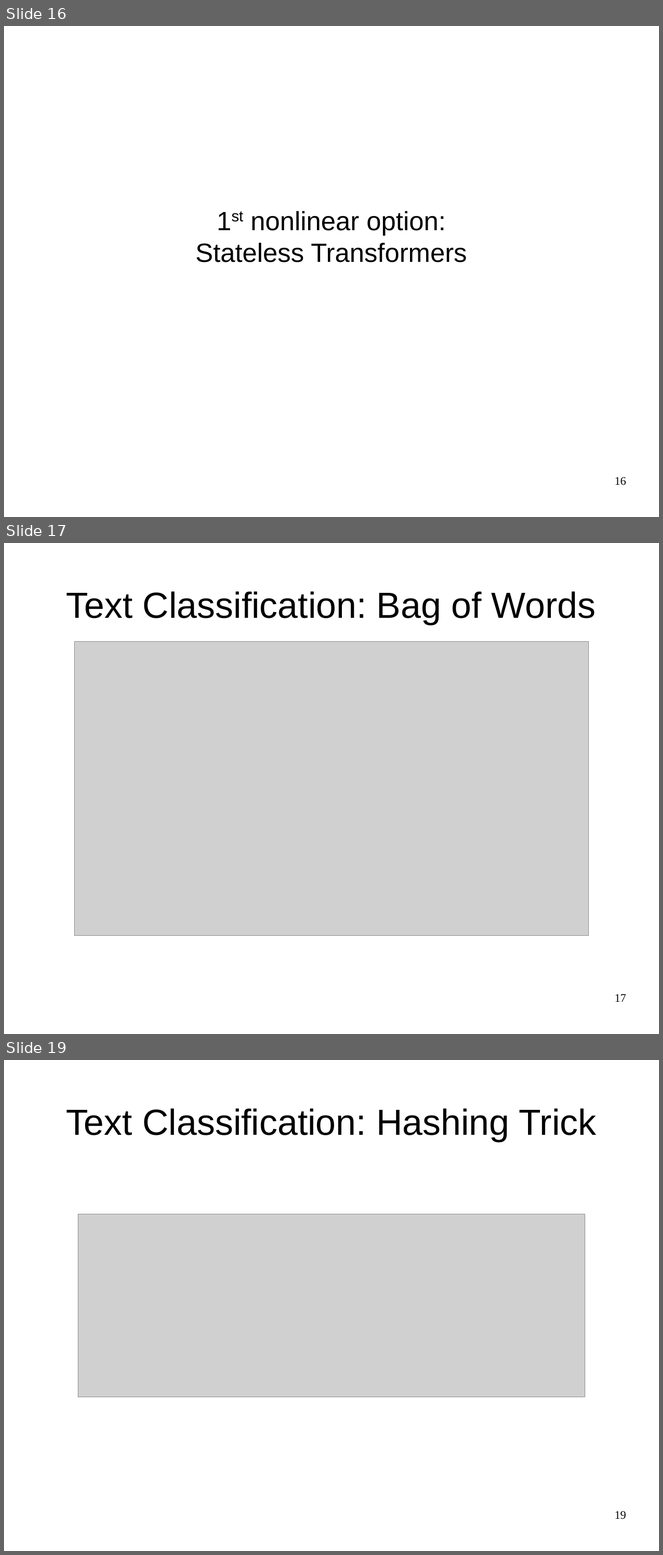
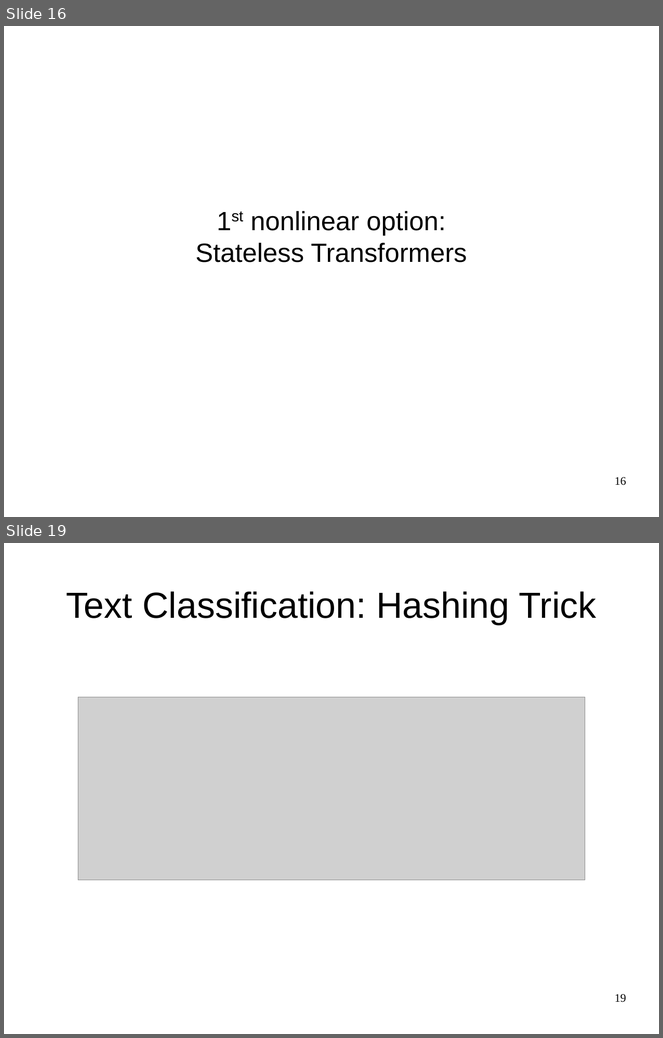
Before and after one commit to amueller/talks_odt, a slide deck: large-scale-non-linear-learning-pygotham-2015.odp. Shown one above the other, each under a label of ours: slides 16, 17 and 19 before the commit, slides 16 and 19 after it; the slides between them are not shown. The pictures are 663x1555 and 663x1038 pixels, drawn with LibreOffice and Linux fonts; fonts in the diff are those of the drawing; grey boxes stand for pictures. Boxes give left, top, right and bottom in pixels: in the first picture for what was removed or moved away, otherwise in the second. Text is boxed around its words. In the diff, an @@ line names an element or a change of style, - is before the commit and + after.

```diff
--- a/large-scale-non-linear-learning-pygotham-2015.odp
+++ b/large-scale-non-linear-learning-pygotham-2015.odp
@@ slide 17 removed at bbox=[4, 543, 659, 1034], background #FFFFFF @@
@@ title removed at bbox=[66, 591, 596, 625] @@
-Text Classification: Bag of Words
@@ picture removed at bbox=[75, 642, 589, 937] @@
@@ page number removed at bbox=[615, 994, 626, 1002] @@
-17
```
Also in this commit, not shown: 1 slide changed, 3 slides added, 1 other slide removed.
